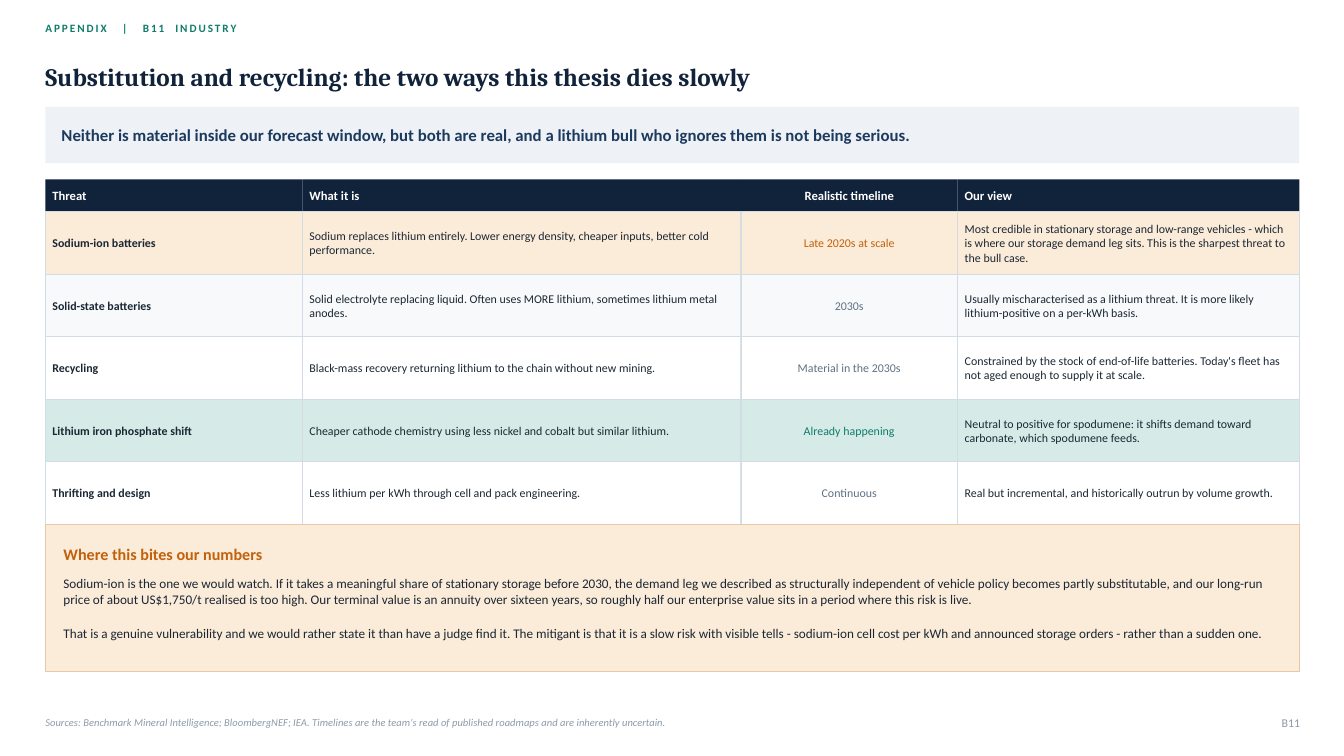
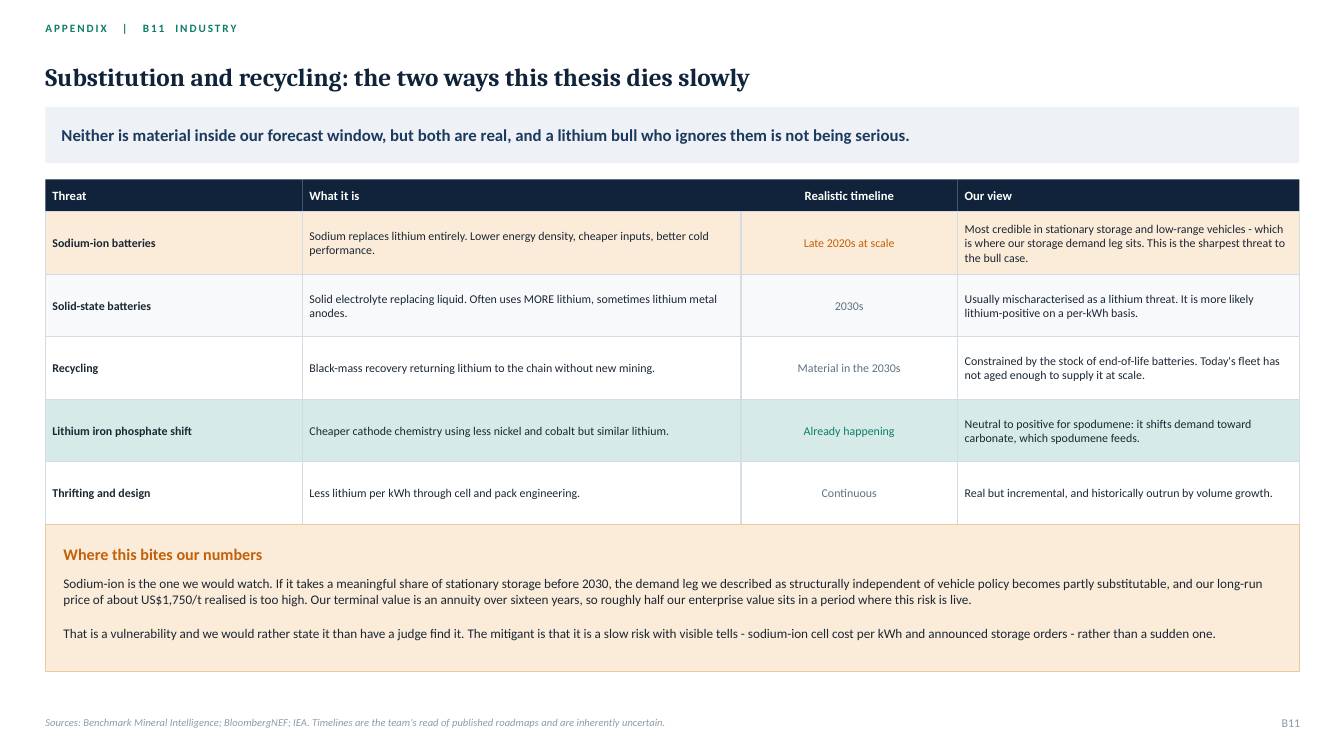
Before and after one commit to SportsSwap/for-claude, a slide deck: slide 42 of deck/PLS_Group_FMAA_2026.pptx. Drawn at 1344x756 pixels with LibreOffice and Linux fonts; fonts in the diff are those of the drawing. Boxes give left, top, right and bottom in pixels: in the first picture for what was removed or moved away, otherwise in the second. Text is boxed around its words. In the diff, an @@ line names an element or a change of style, - is before the commit and + after.

```diff
--- a/deck/PLS_Group_FMAA_2026.pptx
+++ b/deck/PLS_Group_FMAA_2026.pptx
@@ text at (x1=63, y1=629, x2=1216, y2=641): text changed @@
-That is a genuine vulnerability and we would rather state it than have a judge find it. The mitigant is that it is a slow risk with visible tells - sodium-ion cell cost per kWh and announced storage orders - rather than a sudden one.
+That is a vulnerability and we would rather state it than have a judge find it. The mitigant is that it is a slow risk with visible tells - sodium-ion cell cost per kWh and announced storage orders - rather than a sudden one.
```
Also in this commit, not shown: 14 other slides changed, 7 other files.
